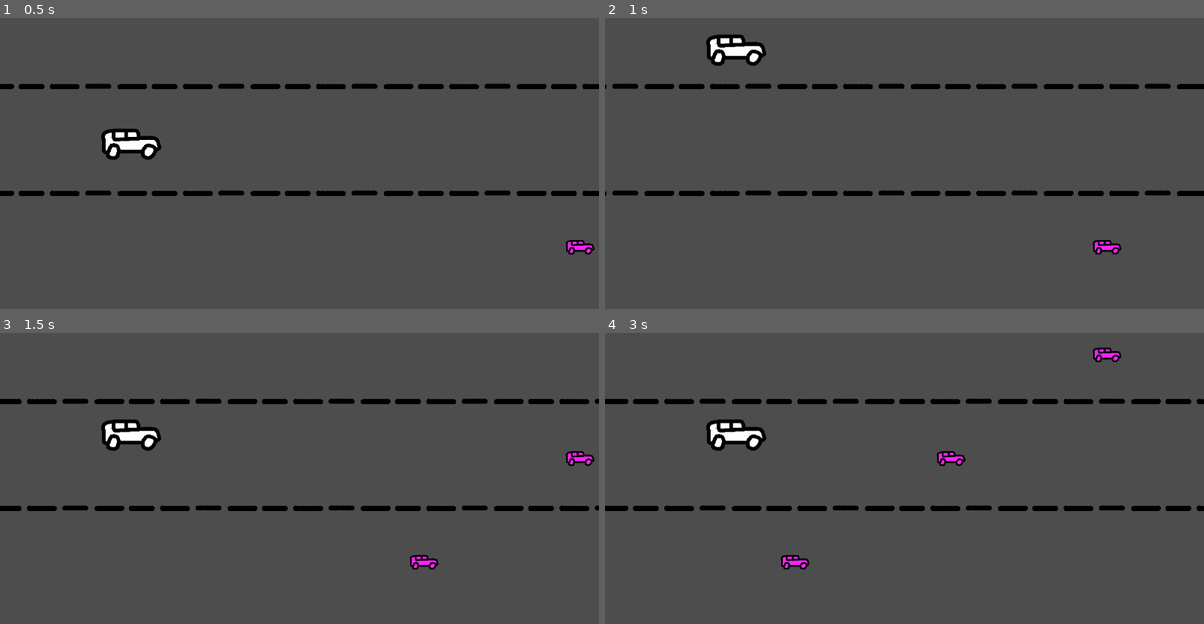
Above: before the commit, frames 1-4 (two rows, left to right).
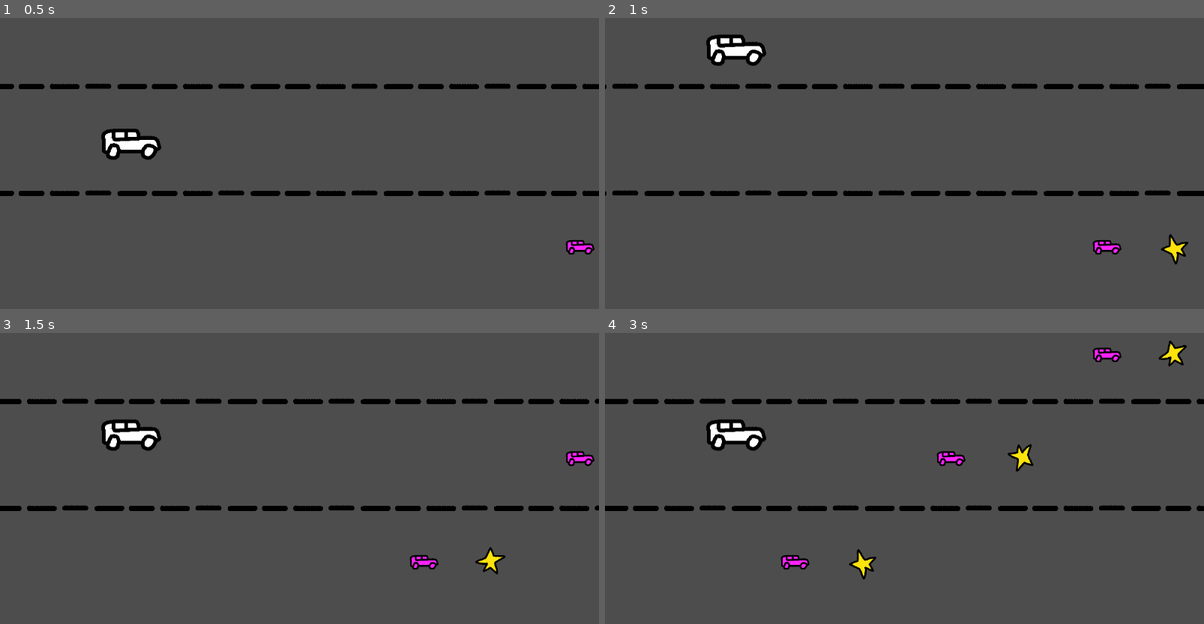
Above: after the commit, the same moments.

Repository: aznoqmous/a11y
Game: Godot game, scene res://scenes/racing_game/racing_scene.tscn
Same seed, same stepped clock (60 frames per second), same inputs: the game is played once before the commit and once after it.
Inputs (mouse positions are in pixels of both pictures, inside the frame that each line leads up to):
- Up to frame 1 (0.5 s): no input
- Up to frame 2 (1 s): move the mouse to (1036, 125) at 0.52 s; press the mouse at (1036, 125) at 0.53 s; hold D (Right) from 0.53 s (still down); tap W (Up) at 0.77 s
- Up to frame 3 (1.5 s): keep holding D (Right); move the mouse to (179, 472) at 1.27 s; release the mouse at (179, 472) at 1.28 s; tap Space (Space) at 1.35 s
- Up to frame 4 (3 s): tap W (Up) at 1.52 s; move the mouse to (964, 382) at 2.02 s; release D (Right) at 2.03 s; press the mouse at (964, 382) at 2.03 s; hold A (Left) 2.03-2.78 s; move the mouse to (874, 522) at 2.77 s; release the mouse at (874, 522) at 2.78 s; hold D (Right) from 2.78 s (still down); tap Space (Space) at 2.85 s

Frame 1 is identical in both runs. In frame 2, 0.2% of the frame differs, in the area x 92-98%, y 74-85%; in frame 3, 0.2%; in frame 4, 0.6%, in the area x 40-98%, y 2-85%.

Commit message:
added score star

Diff:
--- a/project.godot
+++ b/project.godot
@@ -18,6 +18,7 @@
 [autoload]
 
 SceneManager="*uid://oqtidmh0a1bu"
+GameManager="*uid://b8t8iq0qpnibj"
 
 [input]
 
--- /dev/null
+++ b/scenes/overlay_control.tscn
@@ -0,0 +1,44 @@
+[gd_scene format=3 uid="uid://cw1v57xa6f8fi"]
+
+[ext_resource type="Script" uid="uid://xreeim4tf8cm" path="res://scripts/overlay_control.gd" id="1_4o452"]
+[ext_resource type="FontFile" uid="uid://cqaiaflnj0gq7" path="res://Gaegu-Bold.ttf" id="1_lwwvb"]
+
+[sub_resource type="LabelSettings" id="LabelSettings_4o452"]
+font = ExtResource("1_lwwvb")
+font_size = 32
+font_color = Color(0.62967473, 0.62967473, 0.6296747, 1)
+outline_size = 10
+outline_color = Color(0, 0, 0, 1)
+
+[sub_resource type="LabelSettings" id="LabelSettings_sojl8"]
+font = ExtResource("1_lwwvb")
+font_size = 54
+outline_size = 12
+outline_color = Color(0, 0, 0, 1)
+
+[node name="OverlayControl" type="Control" unique_id=863188350]
+layout_mode = 3
+anchors_preset = 15
+anchor_right = 1.0
+anchor_bottom = 1.0
+grow_horizontal = 2
+grow_vertical = 2
+script = ExtResource("1_4o452")
+
+[node name="Label" type="Label" parent="." unique_id=935127437]
+layout_mode = 0
+offset_left = 6.0
+offset_top = 5.0
+offset_right = 77.0
+offset_bottom = 38.0
+text = "Score"
+label_settings = SubResource("LabelSettings_4o452")
+
+[node name="ScoreLabel" type="Label" parent="." unique_id=1847870097]
+layout_mode = 0
+offset_left = 2.0
+offset_top = 28.0
+offset_right = 133.0
+offset_bottom = 93.0
+text = "8563"
+label_settings = SubResource("LabelSettings_sojl8")
--- a/scenes/racing_game/foe_car.tscn
+++ b/scenes/racing_game/foe_car.tscn
@@ -2,6 +2,7 @@
 
 [ext_resource type="Script" uid="uid://cp7esn5isowts" path="res://scripts/foe.gd" id="1_1wrwt"]
 [ext_resource type="Texture2D" uid="uid://dpn431obxhw3n" path="res://sprites/racing_game/racing-car.png" id="2_gm8fw"]
+[ext_resource type="PackedScene" uid="uid://cq7cbt6vryk2x" path="res://scenes/score_star.tscn" id="3_gm8fw"]
 
 [sub_resource type="RectangleShape2D" id="RectangleShape2D_1wrwt"]
 size = Vector2(122, 66)
@@ -16,3 +17,11 @@
 
 [node name="CollisionShape2D" type="CollisionShape2D" parent="." unique_id=2004015991]
 shape = SubResource("RectangleShape2D_1wrwt")
+
+[node name="ScoreStar" parent="." unique_id=560807434 instance=ExtResource("3_gm8fw")]
+position = Vector2(132, 0)
+scale = Vector2(0.5, 0.5)
+
+[node name="ScoreStar2" parent="." unique_id=2132658997 instance=ExtResource("3_gm8fw")]
+position = Vector2(222, 0)
+scale = Vector2(0.5, 0.5)
--- a/scenes/racing_game/foe_school_bus.tscn
+++ b/scenes/racing_game/foe_school_bus.tscn
@@ -2,6 +2,7 @@
 
 [ext_resource type="Script" uid="uid://cp7esn5isowts" path="res://scripts/foe.gd" id="1_vc7ey"]
 [ext_resource type="Texture2D" uid="uid://dpn431obxhw3n" path="res://sprites/racing_game/racing-car.png" id="2_nn756"]
+[ext_resource type="PackedScene" uid="uid://cq7cbt6vryk2x" path="res://scenes/score_star.tscn" id="3_nn756"]
 
 [sub_resource type="RectangleShape2D" id="RectangleShape2D_vc7ey"]
 size = Vector2(296, 163)
@@ -18,3 +19,19 @@
 
 [node name="CollisionShape2D" type="CollisionShape2D" parent="." unique_id=2004015991]
 shape = SubResource("RectangleShape2D_vc7ey")
+
+[node name="ScoreStar" parent="." unique_id=560807434 instance=ExtResource("3_nn756")]
+position = Vector2(205, 0)
+scale = Vector2(0.5, 0.5)
+
+[node name="ScoreStar2" parent="." unique_id=999694679 instance=ExtResource("3_nn756")]
+position = Vector2(295, 0)
+scale = Vector2(0.5, 0.5)
+
+[node name="ScoreStar3" parent="." unique_id=358064253 instance=ExtResource("3_nn756")]
+position = Vector2(376, 0)
+scale = Vector2(0.5, 0.5)
+
+[node name="ScoreStar4" parent="." unique_id=189980769 instance=ExtResource("3_nn756")]
+position = Vector2(466, 0)
+scale = Vector2(0.5, 0.5)
--- a/scenes/racing_game/foe_scooter.tscn
+++ b/scenes/racing_game/foe_scooter.tscn
@@ -2,6 +2,7 @@
 
 [ext_resource type="Script" uid="uid://cp7esn5isowts" path="res://scripts/foe.gd" id="1_2hx22"]
 [ext_resource type="Texture2D" uid="uid://dpn431obxhw3n" path="res://sprites/racing_game/racing-car.png" id="2_w6yt6"]
+[ext_resource type="PackedScene" uid="uid://cq7cbt6vryk2x" path="res://scenes/score_star.tscn" id="3_w6yt6"]
 
 [sub_resource type="RectangleShape2D" id="RectangleShape2D_2hx22"]
 size = Vector2(58, 34)
@@ -20,3 +21,7 @@
 [node name="CollisionShape2D" type="CollisionShape2D" parent="." unique_id=2004015991]
 position = Vector2(-1, -2)
 shape = SubResource("RectangleShape2D_2hx22")
+
+[node name="ScoreStar" parent="." unique_id=560807434 instance=ExtResource("3_w6yt6")]
+position = Vector2(132, 0)
+scale = Vector2(0.5, 0.5)
--- /dev/null
+++ b/scenes/score_star.tscn
@@ -0,0 +1,18 @@
+[gd_scene format=3 uid="uid://cq7cbt6vryk2x"]
+
+[ext_resource type="Texture2D" uid="uid://bugo2wk3tx850" path="res://sprites/star.png" id="1_p6aby"]
+[ext_resource type="Script" uid="uid://bj7r8qydrrtr0" path="res://scripts/score_star.gd" id="1_ptbff"]
+
+[sub_resource type="CircleShape2D" id="CircleShape2D_ptbff"]
+radius = 40.0
+
+[node name="ScoreStar" type="Area2D" unique_id=560807434]
+collision_layer = 4
+script = ExtResource("1_ptbff")
+
+[node name="Sprite2D" type="Sprite2D" parent="." unique_id=473457480]
+modulate = Color(1, 0.8901961, 0.047058824, 1)
+texture = ExtResource("1_p6aby")
+
+[node name="CollisionShape2D" type="CollisionShape2D" parent="." unique_id=963461903]
+shape = SubResource("CircleShape2D_ptbff")
--- a/scenes/shmup_game/shmup_scene.tscn
+++ b/scenes/shmup_game/shmup_scene.tscn
@@ -2,6 +2,7 @@
 
 [ext_resource type="Texture2D" uid="uid://biuxetsnl0dh6" path="res://sprites/shmup_game/shmup-parallax-1.png" id="1_b5ph2"]
 [ext_resource type="Script" uid="uid://b6aoctpc5swc" path="res://scripts/shmup_game/shmup_scene.gd" id="1_gcbj8"]
+[ext_resource type="PackedScene" uid="uid://cq7cbt6vryk2x" path="res://scenes/score_star.tscn" id="2_hd3y3"]
 [ext_resource type="Texture2D" uid="uid://crlum0dhf807y" path="res://sprites/shmup_game/shmup-player.png" id="3_b5ph2"]
 [ext_resource type="Script" uid="uid://dhhtmm6flx55i" path="res://scripts/shmup_game/shmup_player.gd" id="3_gcbj8"]
 [ext_resource type="Script" uid="uid://bu574b8suxowr" path="res://scripts/spawner.gd" id="4_hd3y3"]
@@ -10,10 +11,11 @@
 [ext_resource type="Resource" uid="uid://du6yoohm1j47w" path="res://resources/shmup_game/vessel.tres" id="7_gcbj8"]
 
 [sub_resource type="CircleShape2D" id="CircleShape2D_xh4ap"]
-radius = 53.338543
+radius = 27.073973
 
 [node name="ShmupScene" type="Node2D" unique_id=2144564765]
 script = ExtResource("1_gcbj8")
+star_score_scene = ExtResource("2_hd3y3")
 
 [node name="Decor" type="Node2D" parent="." unique_id=1566733529]
 position = Vector2(627, 211)
--- a/scripts/foe.gd
+++ b/scripts/foe.gd
@@ -40,4 +40,7 @@
 	pass
 
 func die():
+	on_death.emit()
 	queue_free()
+
+signal on_death()
--- /dev/null
+++ b/scripts/globals/game_manager.gd
@@ -0,0 +1,10 @@
+extends Node
+
+var score := 0
+
+func gain_score(value):
+	print("SCORED")
+	score += value
+	score_update.emit(score)
+
+signal score_update(value)
--- /dev/null
+++ b/scripts/overlay_control.gd
@@ -0,0 +1,9 @@
+class_name OverlayControl extends Control
+
+@onready var score_label: Label = $ScoreLabel
+
+func _ready() -> void:
+	score_label.text = str(GameManager.score)
+	GameManager.score_update.connect(func(value):
+		score_label.text = str(value)
+	)
--- a/scripts/platformer_game/platformer_player.gd
+++ b/scripts/platformer_game/platformer_player.gd
@@ -9,6 +9,7 @@
 	if event.is_action_pressed("Space") and is_coyote_floored():
 		velocity.y -= jump_power
 		coyote_time = 0.0
+
 
 func _process(delta: float) -> void:
 	if Input.is_action_pressed("Left"):
--- /dev/null
+++ b/scripts/score_star.gd
@@ -0,0 +1,19 @@
+class_name ScoreStar extends Area2D
+@onready var sprite_2d: Sprite2D = $Sprite2D
+@export var speed : Vector2
+
+func _ready() -> void:
+	area_entered.connect(func(area: Area2D):
+		GameManager.gain_score(1)
+		queue_free()
+	)
+	body_entered.connect(func(body: Node2D):
+		GameManager.gain_score(1)
+		queue_free()
+	)
+	sprite_2d.rotate(randf() * PI)
+
+func _process(delta: float) -> void:
+	sprite_2d.rotate(delta * PI)
+	sprite_2d.position.y = sin(Time.get_ticks_msec() / 1000.0 * PI)
+	position += speed * delta
--- a/scripts/shmup_game/shmup_scene.gd
+++ b/scripts/shmup_game/shmup_scene.gd
@@ -1 +1,13 @@
 class_name ShmupScene extends Node
+
+@export var star_score_scene : PackedScene
+@onready var spawner: Spawner = $Spawner
+func _ready():
+	spawner.on_spawn.connect(func(foe: Foe):
+		foe.on_death.connect(func():
+			var star = star_score_scene.instantiate()
+			add_child(star)
+			star.global_position = foe.global_position
+			star.speed = foe.speed
+		)
+	)
--- a/scripts/spawner.gd
+++ b/scripts/spawner.gd
@@ -39,3 +39,6 @@
 	last_spawn_point = spawn_point
 	spawn_parent.add_child(spawned_instance)
 	spawned_instance.global_position = spawn_point.global_position
+	on_spawn.emit(spawned_instance)
+
+signal on_spawn(foe: Foe)
Not shown: 1 places in scenes/racing_game/racing_scene.tscn that only renumber resources
Not shown, added: scripts/globals/game_manager.gd.uid
Not shown, added: scripts/overlay_control.gd.uid
Not shown, added: scripts/score_star.gd.uid
Binary file added: sprites/star.png
Not shown, added: sprites/star.png.import
